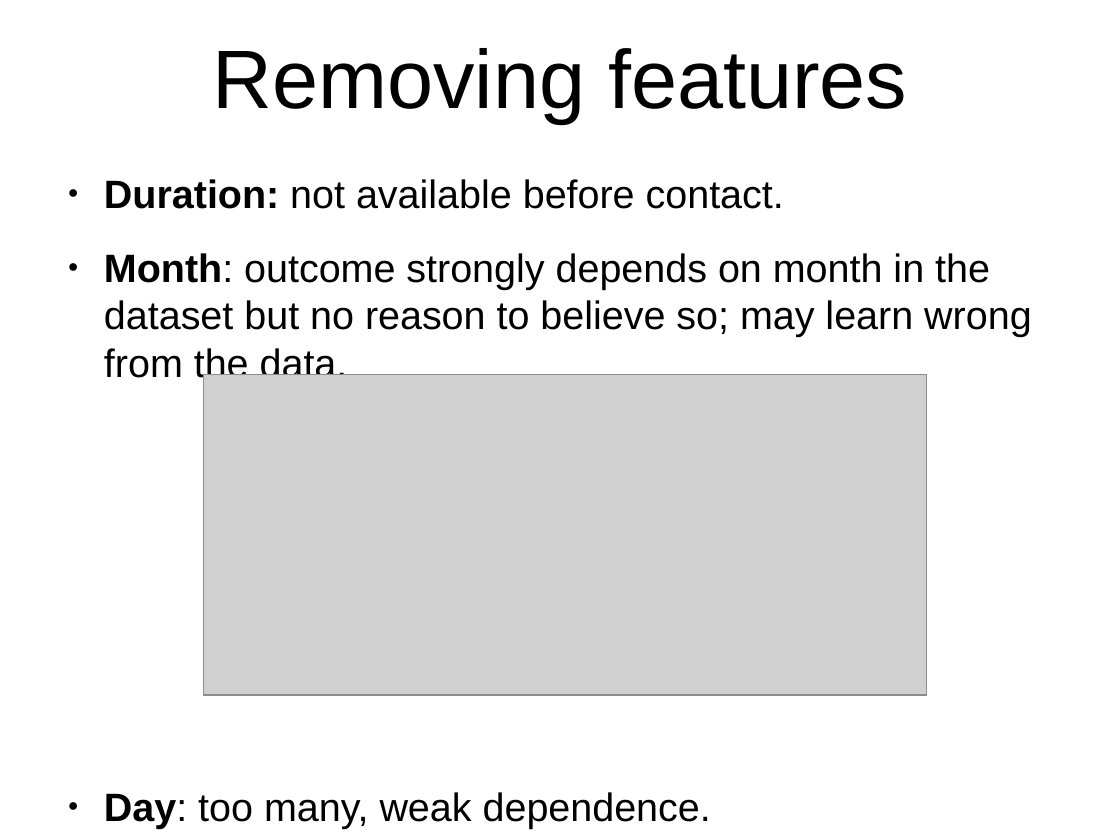
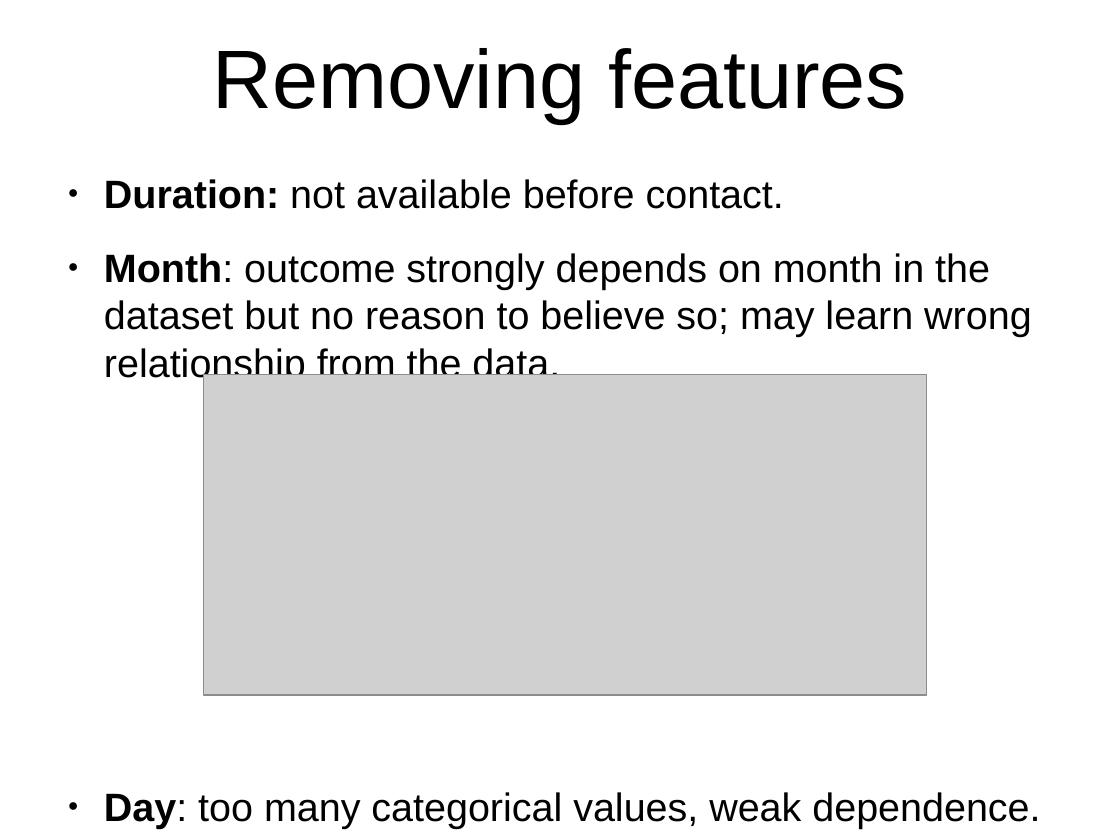
Before and after one commit to GL-Li/QL-case-study, a slide deck: slide 3 of report.odp. Drawn at 1120x840 pixels with LibreOffice and Linux fonts; fonts in the diff are those of the drawing; grey boxes stand for pictures. Boxes give left, top, right and bottom in pixels: in the first picture for what was removed or moved away, otherwise in the second. Text is boxed around its words. In the diff, an @@ line names an element or a change of style, - is before the commit and + after.

```diff
--- a/report.odp
+++ b/report.odp
@@ text at [104, 253, 1040, 829]: text changed @@
-● Month: outcome strongly depends on month in the dataset but no reason to believe so; may learn wrong from the data.
-● Day: too many, weak dependence.
+● Month: outcome strongly depends on month in the dataset but no reason to believe so; may learn wrong relationship from the data.
+● Day: too many categorical values, weak dependence.
```
Also in this commit, not shown: 8 other slides changed, 27 other files.
